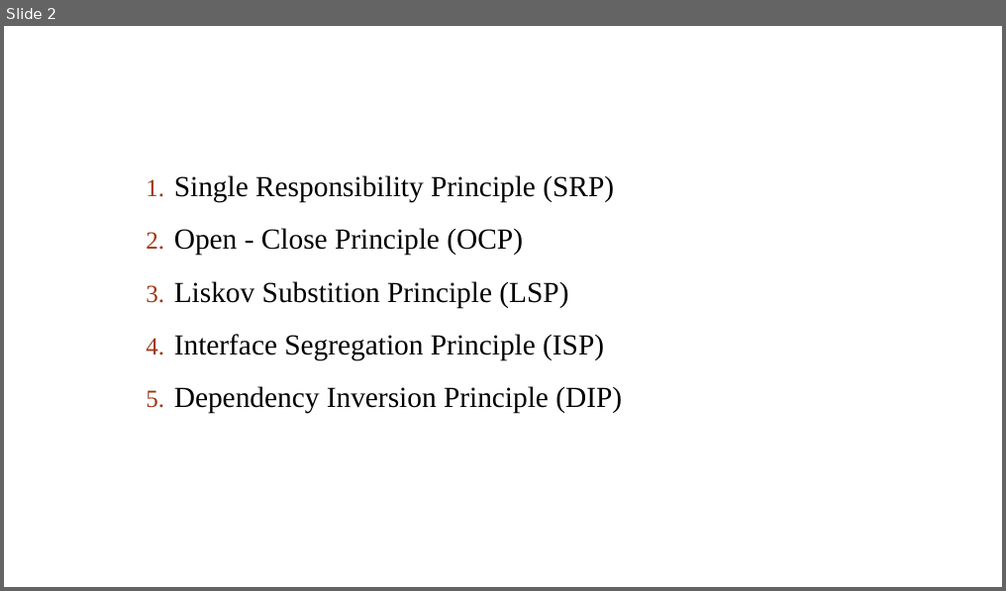
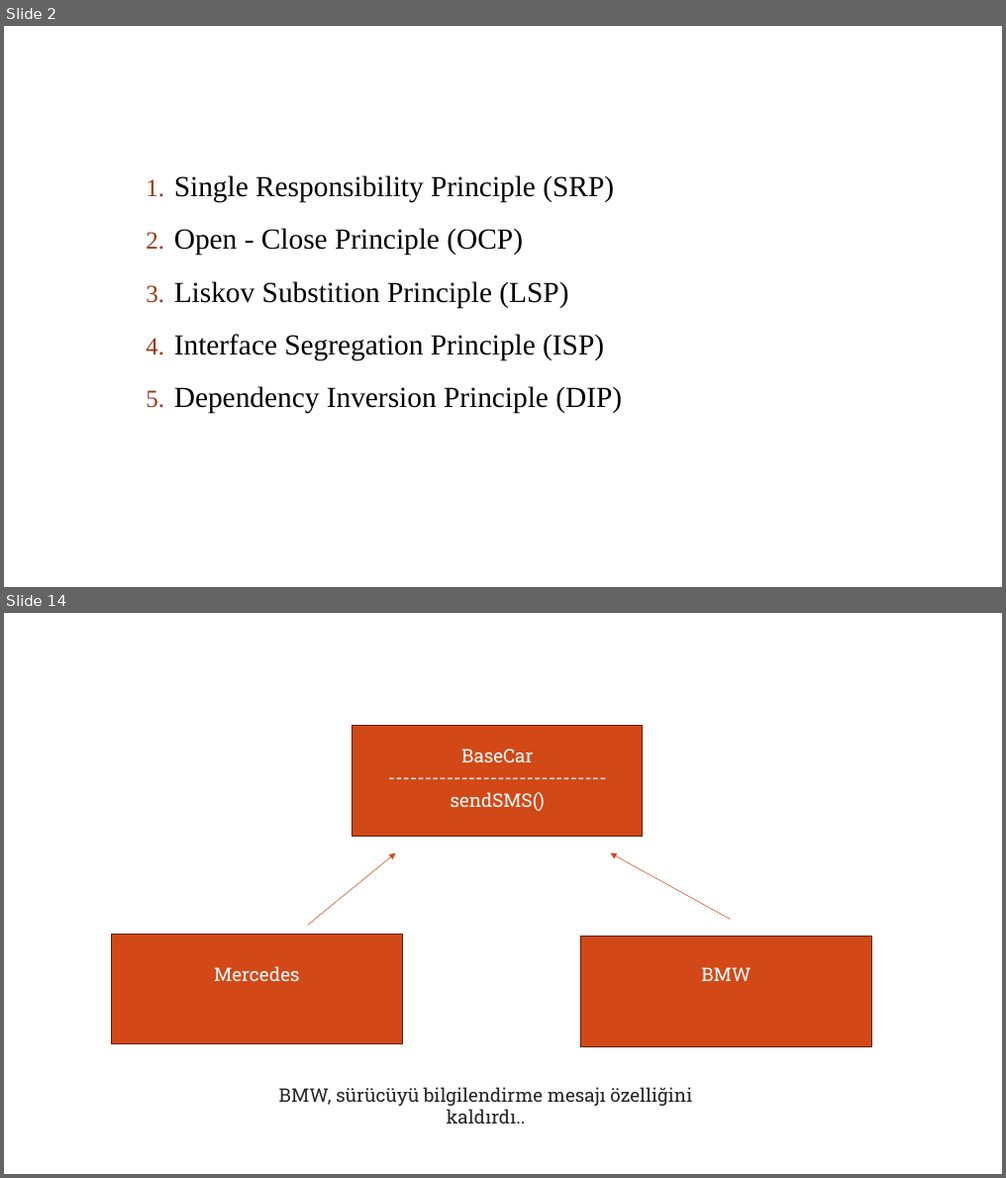
Before and after one commit to sametozalp/staj, a slide deck: solid.pptx. Shown one above the other, each under a label of ours: slide 2 before the commit, slides 2 and 14 after it; the slides between them are not shown. The pictures are 1006x591 and 1006x1178 pixels, drawn with LibreOffice and Linux fonts; fonts in the diff are those of the drawing; background and template pictures are left out. Boxes give left, top, right and bottom in pixels: in the first picture for what was removed or moved away, otherwise in the second. Text is boxed around its words. In the diff, an @@ line names an element or a change of style, - is before the commit and + after.

```diff
--- a/solid.pptx
+++ b/solid.pptx
@@ slide 14 added at [4, 613, 1002, 1174], background #FFFFFF; not listed: 1 template element that a slide beside it also shows @@
@@ rectangle added at [352, 726, 643, 837], fill #D34817, outline #5C200A 1 pt @@
@@ text added at [450, 749, 545, 811], 18 pt, text #FFFFFF @@
+BaseCar
+------------------------------
+sendSMS()
@@ arrow added from (308, 925) to (395, 854), #D34817 0.5 pt @@
@@ arrow added from (731, 919) to (611, 854), #D34817 0.5 pt @@
@@ rectangle added at [112, 934, 402, 1045], fill #D34817, outline #5C200A 1 pt @@
@@ rectangle added at [581, 937, 871, 1048], fill #D34817, outline #5C200A 1 pt @@
@@ text added at [214, 966, 299, 981], 18 pt, text #FFFFFF @@
+Mercedes
@@ text added at [701, 967, 750, 981], 18 pt, text #FFFFFF @@
+BMW
@@ text added at [279, 1087, 692, 1124], 18 pt, text #262626 @@
+BMW, sürücüyü bilgilendirme mesajı özelliğini kaldırdı..
```
Also in this commit, not shown: 1 slide changed, 5 other slides added, 1 other file.
